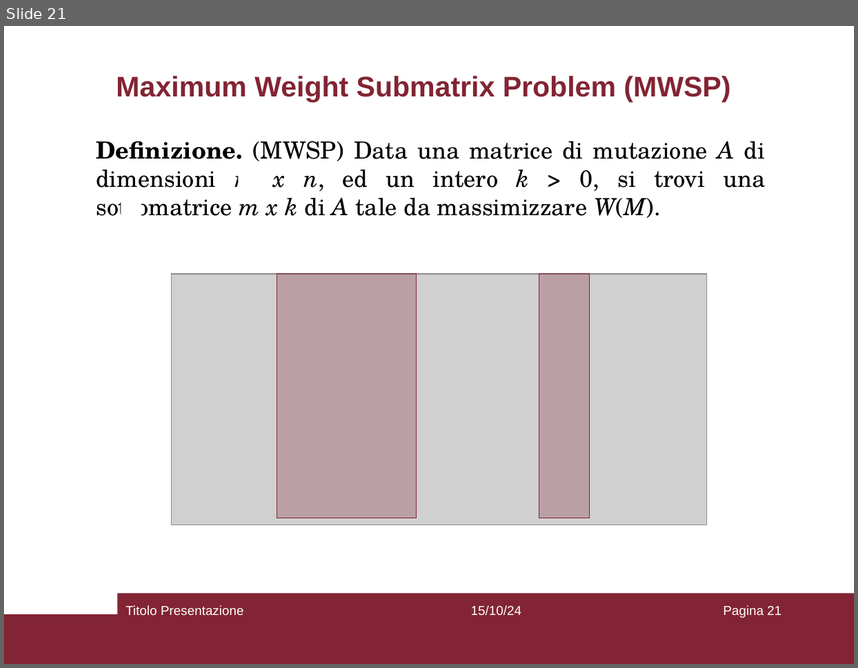
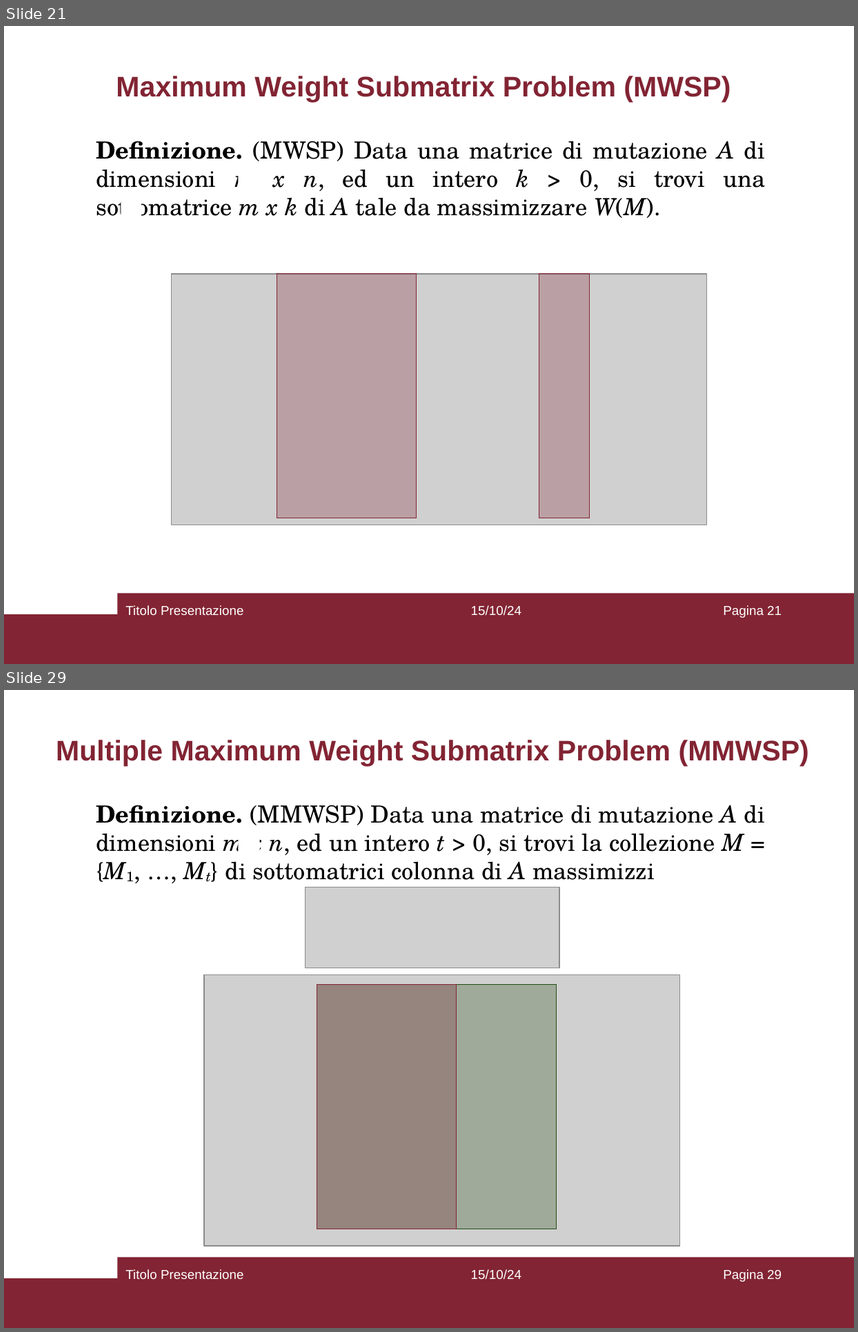
Before and after one commit to aflaag/bsc-thesis, a slide deck: presentation/slides.odp. Shown one above the other, each under a label of ours: slide 21 before the commit, slides 21 and 29 after it; the slides between them are not shown. The pictures are 858x668 and 858x1332 pixels, drawn with LibreOffice and Linux fonts; fonts in the diff are those of the drawing; grey boxes stand for pictures; background and template pictures are left out. Boxes give left, top, right and bottom in pixels: in the first picture for what was removed or moved away, otherwise in the second. Text is boxed around its words. In the diff, an @@ line names an element or a change of style, - is before the commit and + after.

```diff
--- a/presentation/slides.odp
+++ b/presentation/slides.odp
@@ slide 29 added at [4,690,854,1328], background #FFFFFF; not listed: 2 template elements that a slide beside it also shows @@
@@ title added at [56,740,809,766], 24 pt, text #822433, bold @@
+Multiple Maximum Weight Submatrix Problem (MMWSP)
@@ text added at [96,805,765,880], 20 pt, text #000000 @@
+Definizione. (MMWSP) Data una matrice di mutazione A di dimensioni m x n, ed un intero t > 0, si trovi la collezione M = {M1, …, Mt} di sottomatrici colonna di A massimizzi
@@ rectangle added at [239,829,260,858], fill #FFFFFF @@
@@ picture added at [305,887,559,968] @@
@@ picture added at [205,975,681,1246] @@
@@ rectangle added at [317,984,556,1228], fill #224B12 at 28% opacity, outline #224B12 0 pt @@
@@ rectangle added at [317,984,456,1228], fill #822433 at 28% opacity, outline #822433 0 pt @@
@@ text added at [125,1269,243,1279], 11 pt, text #FFFFFF @@
+Titolo Presentazione
@@ text added at [471,1269,522,1279], 11 pt, text #FFFFFF @@
+15/10/24
@@ page number added at [723,1269,782,1281], 11 pt, text #FFFFFF @@
+Pagina 29
```
Also in this commit, not shown: 7 other slides added, 13 other files.
